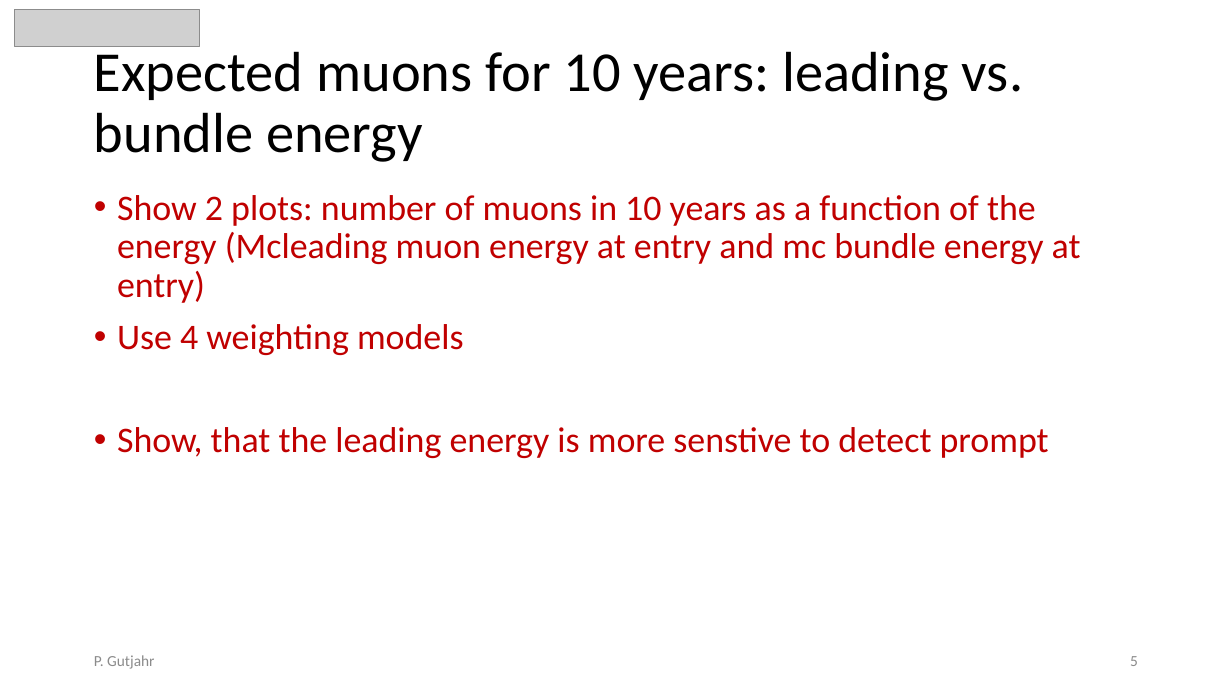
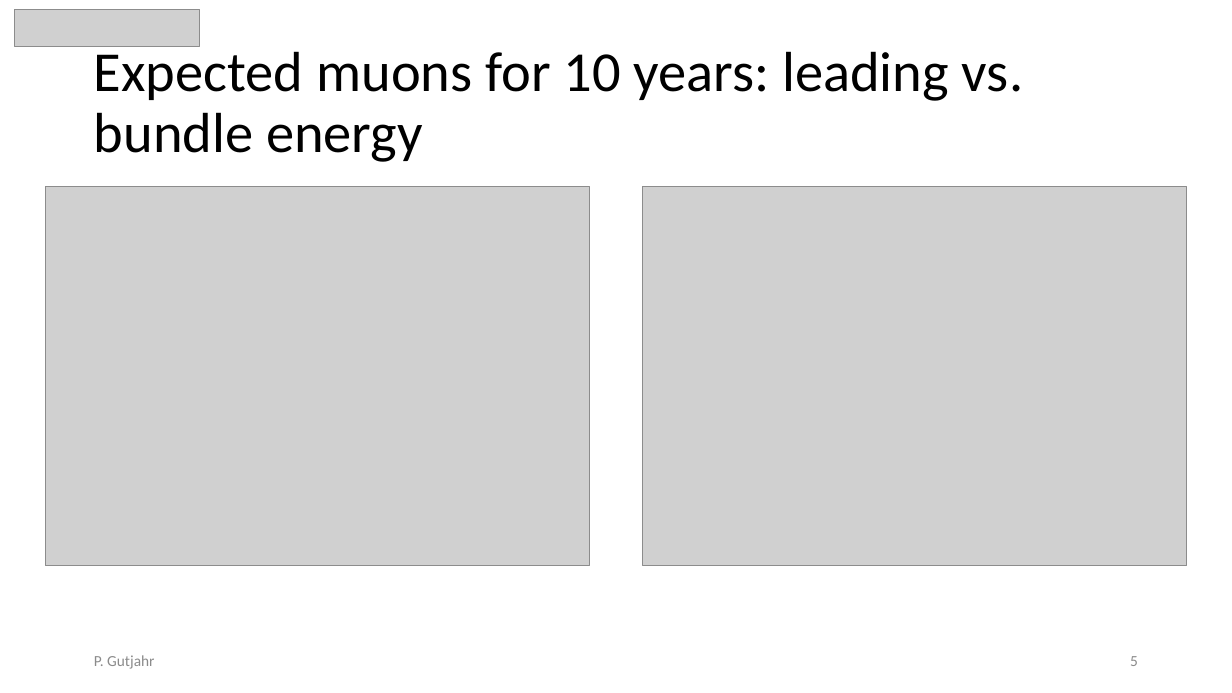
Before and after one commit to pascalgutjahr/presentations, a slide deck: slide 5 of cr_group/cr_call_2023_09_22.pptx. Drawn at 1232x693 pixels with LibreOffice and Linux fonts; fonts in the diff are those of the drawing; grey boxes stand for pictures. Boxes give left, top, right and bottom in pixels: in the first picture for what was removed or moved away, otherwise in the second. Text is boxed around its words. In the diff, an @@ line names an element or a change of style, - is before the commit and + after.

```diff
--- a/cr_group/cr_call_2023_09_22.pptx
+++ b/cr_group/cr_call_2023_09_22.pptx
@@ picture added at bbox=[45, 186, 590, 566] @@
@@ text removed at bbox=[117, 195, 1081, 458] @@
-• Show 2 plots: number of muons in 10 years as a function of the energy (Mcleading muon energy at entry and mc bundle energy at entry)
-• Use 4 weighting models
-• Show, that the leading energy is more senstive to detect prompt
@@ picture added at bbox=[643, 186, 1188, 566] @@
```
Also in this commit, not shown: 9 other slides changed, 4 slides added, 1 slide removed.
